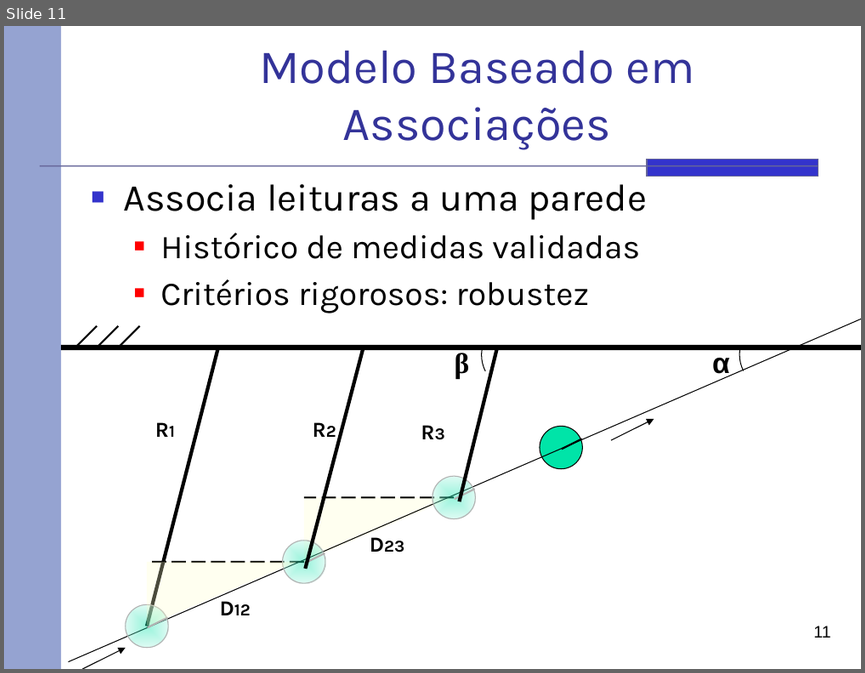
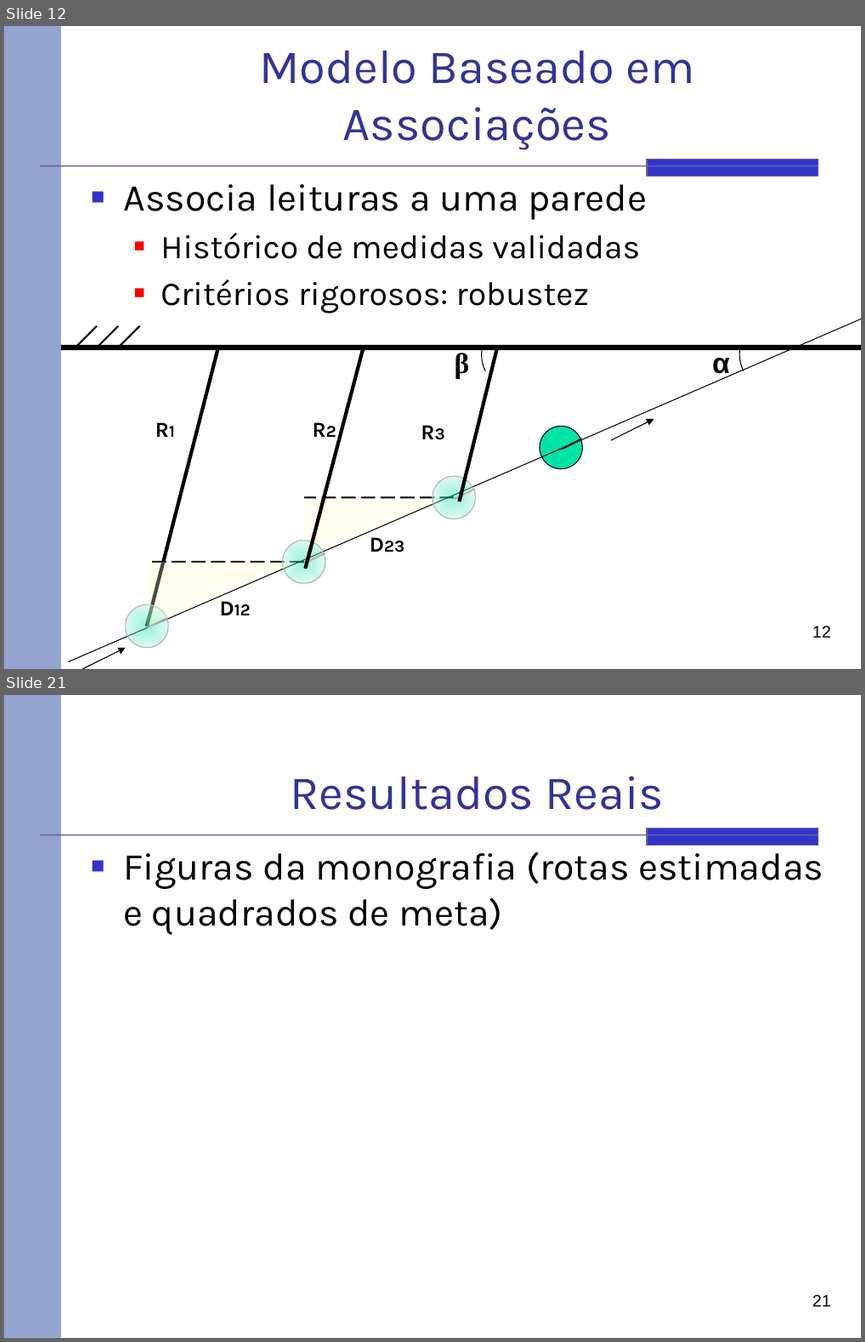
Before and after one commit to rafaelhdr/tccsauron, a slide deck: docs/Apresentação.pptx. Shown one above the other, each under a label of ours: slide 11 before the commit, slides 12 and 21 after it; the slides between them are not shown. The pictures are 865x673 and 865x1342 pixels, drawn with LibreOffice and Linux fonts; fonts in the diff are those of the drawing. Boxes give left, top, right and bottom in pixels: in the first picture for what was removed or moved away, otherwise in the second. Text is boxed around its words. In the diff, an @@ line names an element or a change of style, - is before the commit and + after.

```diff
--- a/docs/Apresentação.pptx
+++ b/docs/Apresentação.pptx
@@ slide 21 added at [4, 695, 861, 1338], background #FFFFFF; not listed: 3 template elements that a slide beside it also shows @@
@@ title added at [290, 776, 664, 810], 40 pt, text #333399 @@
+Resultados Reais
@@ text added at [123, 851, 823, 935], 32 pt, text #000000 @@
+■ Figuras da monografia (rotas estimadas e quadrados de meta)
@@ page number added at [812, 1294, 831, 1306], 14 pt, text #000000 @@
+21
@@ what was slide 11 is now slide 12 @@
@@ page number at [812, 625, 831, 637]: text changed @@
-11
+12
```
Also in this commit, not shown: 1 slide changed, 11 other slides added.
